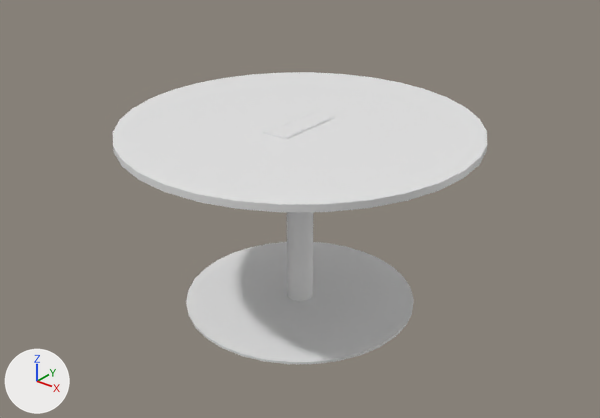
One commit to the FBX model Assets/Modelos/Mesa2.fbx: the scene before it, then after it.
Rendered twice from a 50 mm lens placed at (1.733, -2.165, 1.749), pointed at (0.011, -0.014, 0.415). The lights are fixed; the arrows at lower left show +X, +Y and +Z. Where no turn or scale is listed for an object, it has been applied to the vertices.
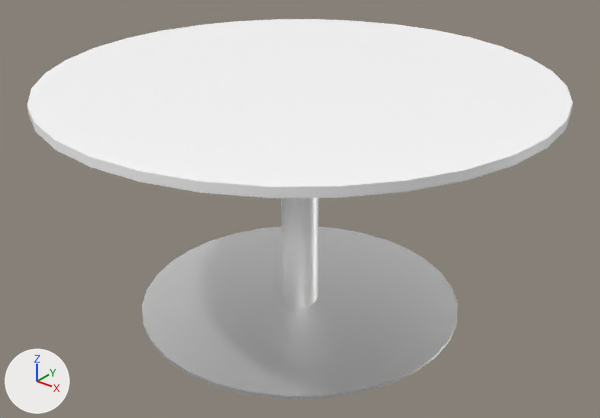
Location of each change, (x1, y1, x2, y2) in pixels of the pictures (600 x 418 px):
'Cylinder.002', reshaped, moved, rescaled (139% wider, 50% taller)
    before: (186, 111, 414, 364)
    after: (27, 19, 573, 399)
'Cylinder', deleted
    before: (113, 72, 487, 212)
part 1 of me_cylinder_002, added
    after: (142, 227, 458, 399)
part 2 of me_cylinder_002, added
    after: (281, 198, 319, 306)
part 3 of me_cylinder_002, added
    after: (27, 19, 573, 198)
part 4 of me_cylinder_002, deleted
    before: (186, 242, 414, 364)
part 5 of me_cylinder_002, deleted
    before: (287, 212, 313, 301)
part 6 of me_cylinder_002, deleted
    before: (263, 111, 335, 140)

What changed in the scene script:
```text
Add mat_material_001:
    mat_material_001 = principled_material('Material.001')
    mat_material_001.base_color = (1.0, 1.0, 1.0)  # white #ffffff
    mat_material_001.metallic = 1.0
Add mat_material_002:
    mat_material_002 = principled_material('Material.002')
    mat_material_002.base_color = (1.0, 1.0, 1.0)  # white #ffffff
Change me_cylinder_002:
    where me_cylinder_002.from_pydata(...)  # 184 vertices, 122 faces; spans x -1.0..1.0, y -1.0..1.0, z -3.0..141.1
    used by ob_cylinder_002; location = (0.0, 0.0, 0.033); scale = (0.439, 0.439, 0.005)
    me_cylinder_002 part 1: a new loose piece, a 32-sided cylinder along z spanning x -0.676..0.676, y -0.676..0.676, z -0.006..0.006, in mat_material_001 (white #ffffff)
    me_cylinder_002 part 2: a new loose piece, a 32-sided cylinder along z spanning x -0.08..0.08, y -0.08..0.08, z -0.02..0.85, in mat_material_001 (white #ffffff)
    me_cylinder_002 part 3: a new loose piece, a 32-sided cylinder along z spanning x -1.0..1.0, y -1.0..1.0, z 0.851..0.882, in mat_material_002 (white #ffffff)
    me_cylinder_002 part 4: the loose piece of 64 vertices spanning x -1.0..1.0, y -1.0..1.0, z -1.0..1.0 is deleted
    me_cylinder_002 part 5: the loose piece of 64 vertices spanning x -0.1..0.1, y -0.1..0.1, z -3.0..137.0 is deleted
    me_cylinder_002 part 6: the loose piece of 56 vertices spanning x -0.1..0.1, y -0.3..0.3, z 139.1..141.1 is deleted
    add me_cylinder_002.materials.append(mat_material_001)  # white #ffffff
    add me_cylinder_002.materials.append(mat_material_002)  # white #ffffff
Remove ob_cylinder:
    ob_cylinder = bpy.data.objects.new('Cylinder', me_cylinder)
    ob_cylinder.location = (0.0, 0.0, 0.722)
Change ob_cylinder_002:
    ob_cylinder_002.location: (0.0, 0.0, 0.033) -> (0.0, 0.0, 0.02)
    ob_cylinder_002.scale: (0.439, 0.439, 0.005) -> (0.9, 0.9, 1.0)
```
